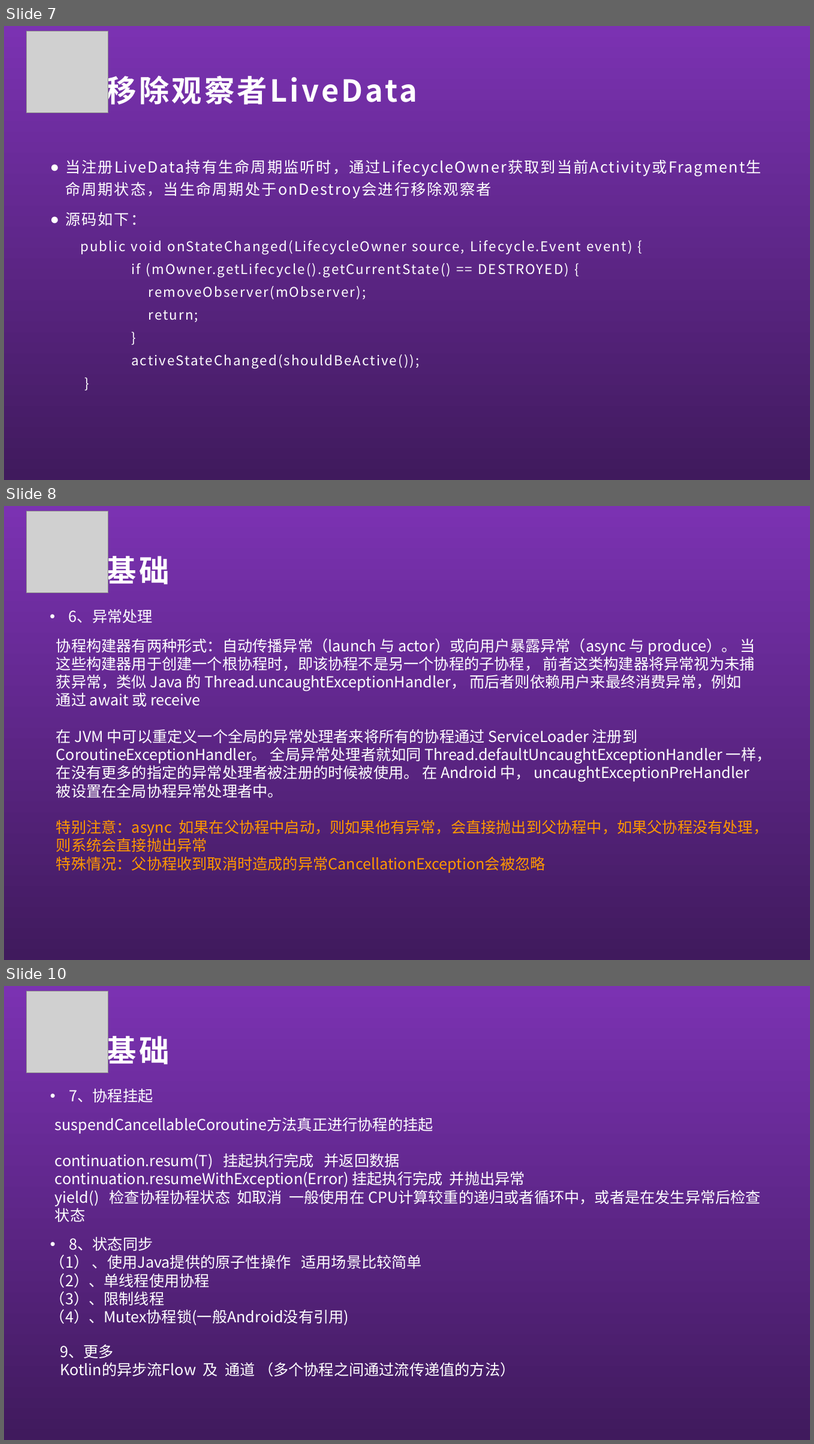
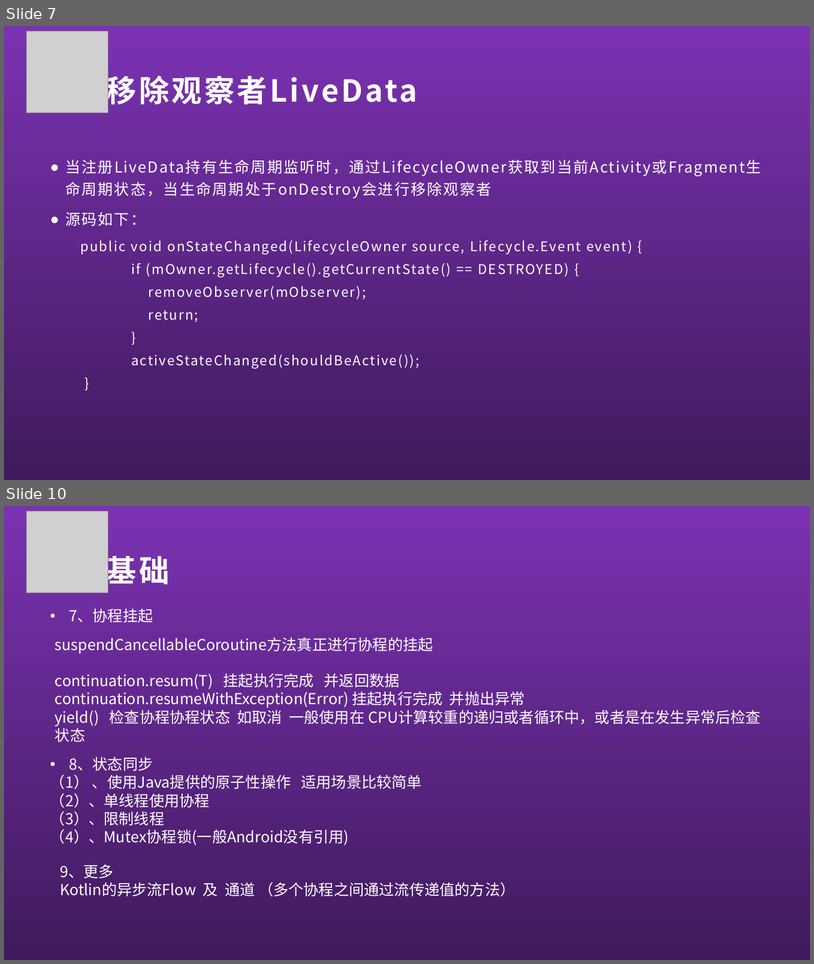
Before and after one commit to EverdayAndroid/LiveDataDemo, a slide deck: LiveData.pptx. Shown one above the other, each under a label of ours: slides 7, 8 and 10 before the commit, slides 7 and 10 after it; the slides between them are not shown. The pictures are 814x1444 and 814x964 pixels, drawn with LibreOffice and Linux fonts; fonts in the diff are those of the drawing; grey boxes stand for pictures. Boxes give left, top, right and bottom in pixels: in the first picture for what was removed or moved away, otherwise in the second. Text is boxed around its words. In the diff, an @@ line names an element or a change of style, - is before the commit and + after.

```diff
--- a/LiveData.pptx
+++ b/LiveData.pptx
@@ slide 8 removed at (4,506,810,960), background gradient #7B32B2 to #401A5D @@
@@ picture removed at (26,511,108,592) @@
@@ text removed at (107,551,170,589) @@
-基础
@@ text removed at (69,609,153,623) @@
-• 6、异常处理
@@ text removed at (56,638,772,873) @@
-协程构建器有两种形式：自动传播异常（launch 与 actor）或向用户暴露异常（async 与 produce）。 当这些构建器用于创建一个根协程时，即该协程不是另一个协程的子协程， 前者这类构建器将异常视为未捕获异常，类似 Java 的 Thread.uncaughtExceptionHandler， 而后者则依赖用户来最终消费异常，例如通过 await 或 receive
-在 JVM 中可以重定义一个全局的异常处理者来将所有的协程通过 ServiceLoader 注册到 CoroutineExceptionHandler。 全局异常处理者就如同 Thread.defaultUncaughtExceptionHandler 一样，在没有更多的指定的异常处理者被注册的时候被使用。 在 Android 中， uncaughtExceptionPreHandler 被设置在全局协程异常处理者中。
-特别注意：async 如果在父协程中启动，则如果他有异常，会直接抛出到父协程中，如果父协程没有处理，则系统会直接抛出异常
-特殊情况：父协程收到取消时造成的异常CancellationException会被忽略
```
Also in this commit, not shown: 2 slides added, 1 other slide removed, 10 other files.
